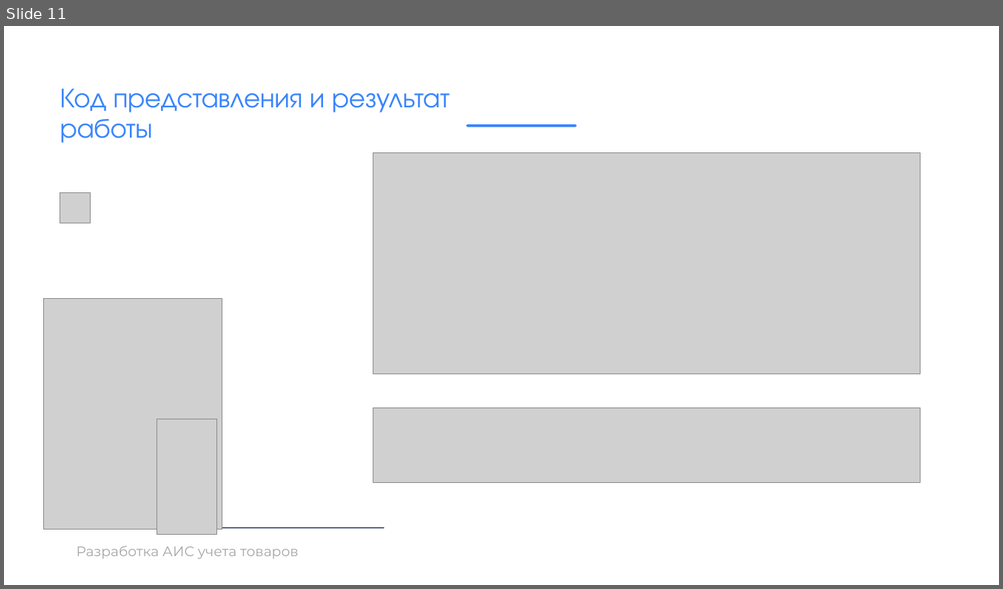
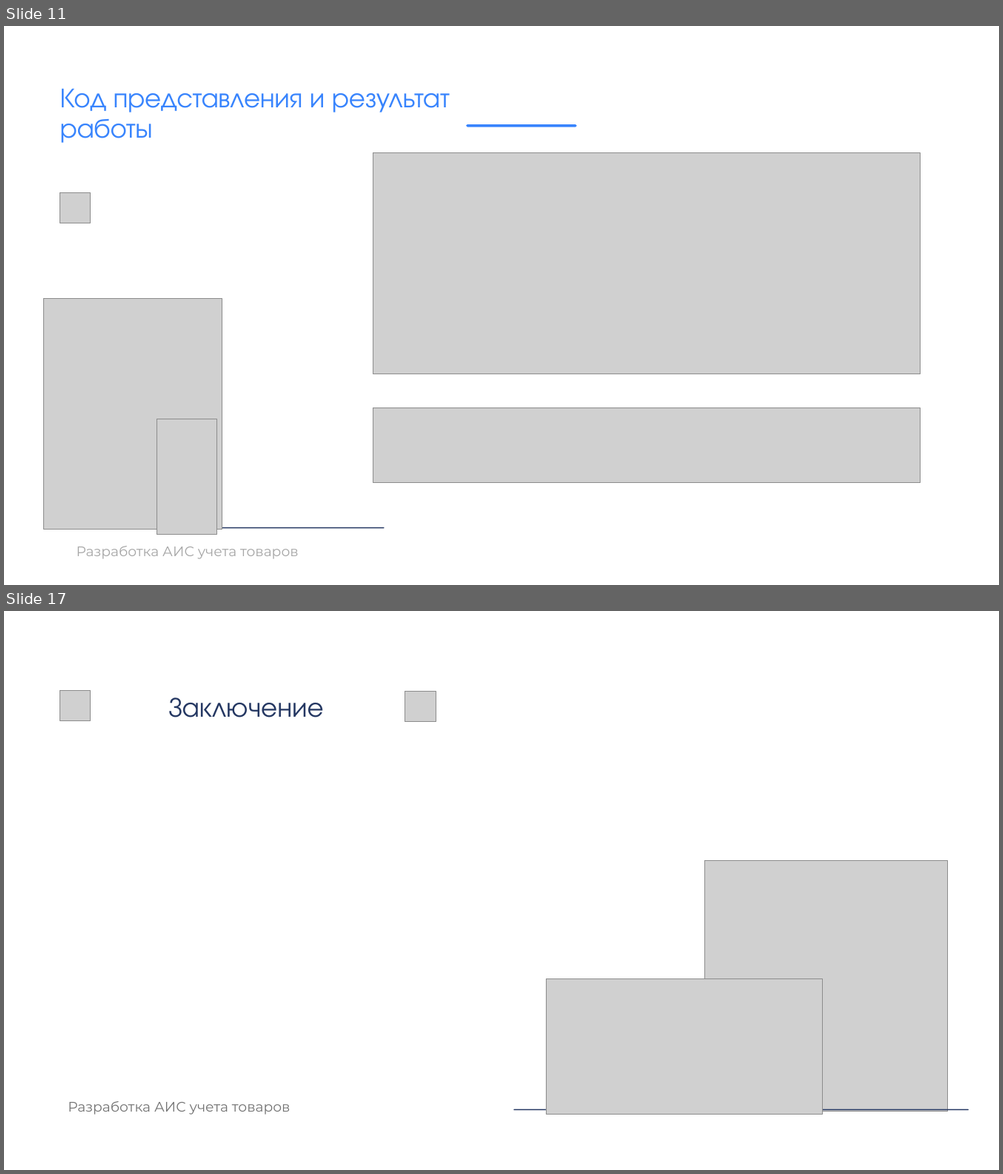
Before and after one commit to Dianoil/CensusGoods, a slide deck: dipl/дипломная презента.pptx. Shown one above the other, each under a label of ours: slide 11 before the commit, slides 11 and 17 after it; the slides between them are not shown. The pictures are 1003x589 and 1003x1174 pixels, drawn with LibreOffice and Linux fonts; fonts in the diff are those of the drawing; grey boxes stand for pictures. Boxes give left, top, right and bottom in pixels: in the first picture for what was removed or moved away, otherwise in the second. Text is boxed around its words. In the diff, an @@ line names an element or a change of style, - is before the commit and + after.

```diff
--- a/dipl/дипломная презента.pptx
+++ b/dipl/дипломная презента.pptx
@@ slide 17 added at (4,611,999,1170), background #FFFFFF @@
@@ picture added at (60,690,90,721) @@
@@ text added at (168,698,324,718), 40 pt, text #243762 @@
+Заключение
@@ picture added at (405,692,435,722) @@
@@ picture added at (705,861,948,1111) @@
@@ picture added at (546,979,822,1115) @@
@@ text added at (68,1102,290,1115), 20 pt, text #737373 @@
+Разработка АИС учета товаров
@@ line added from (514, 1110) to (967, 1110), #243762 1.5 pt @@
```
Also in this commit, not shown: 12 slides changed, 1 other slide added, 4 other files.
